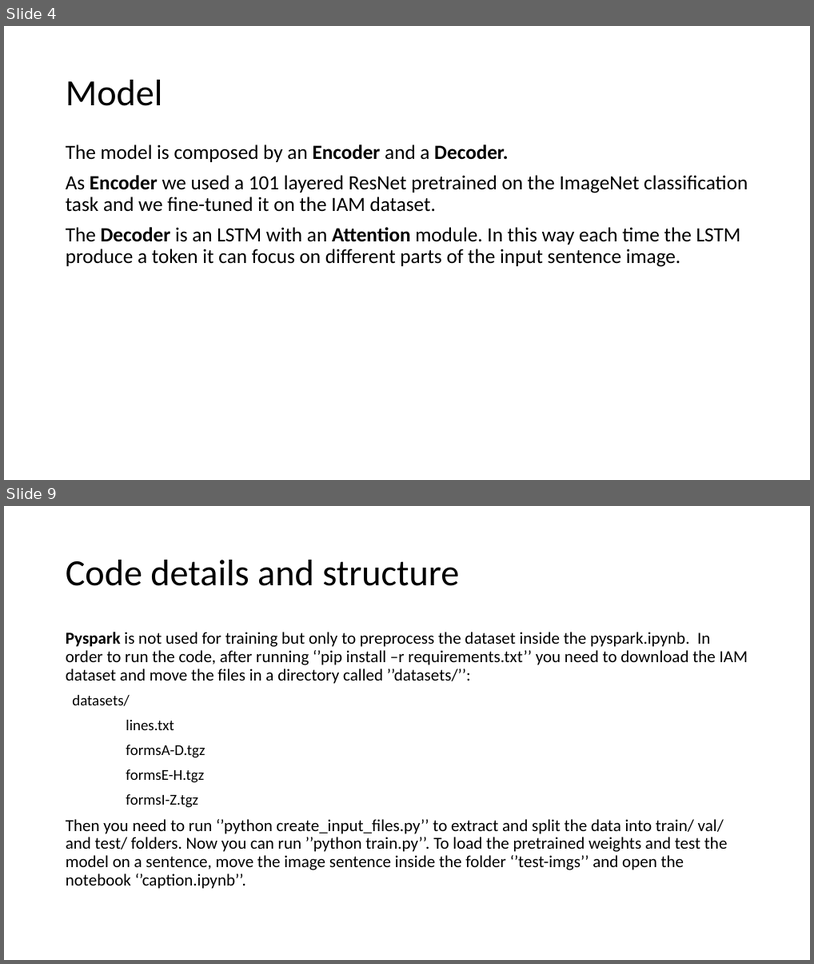
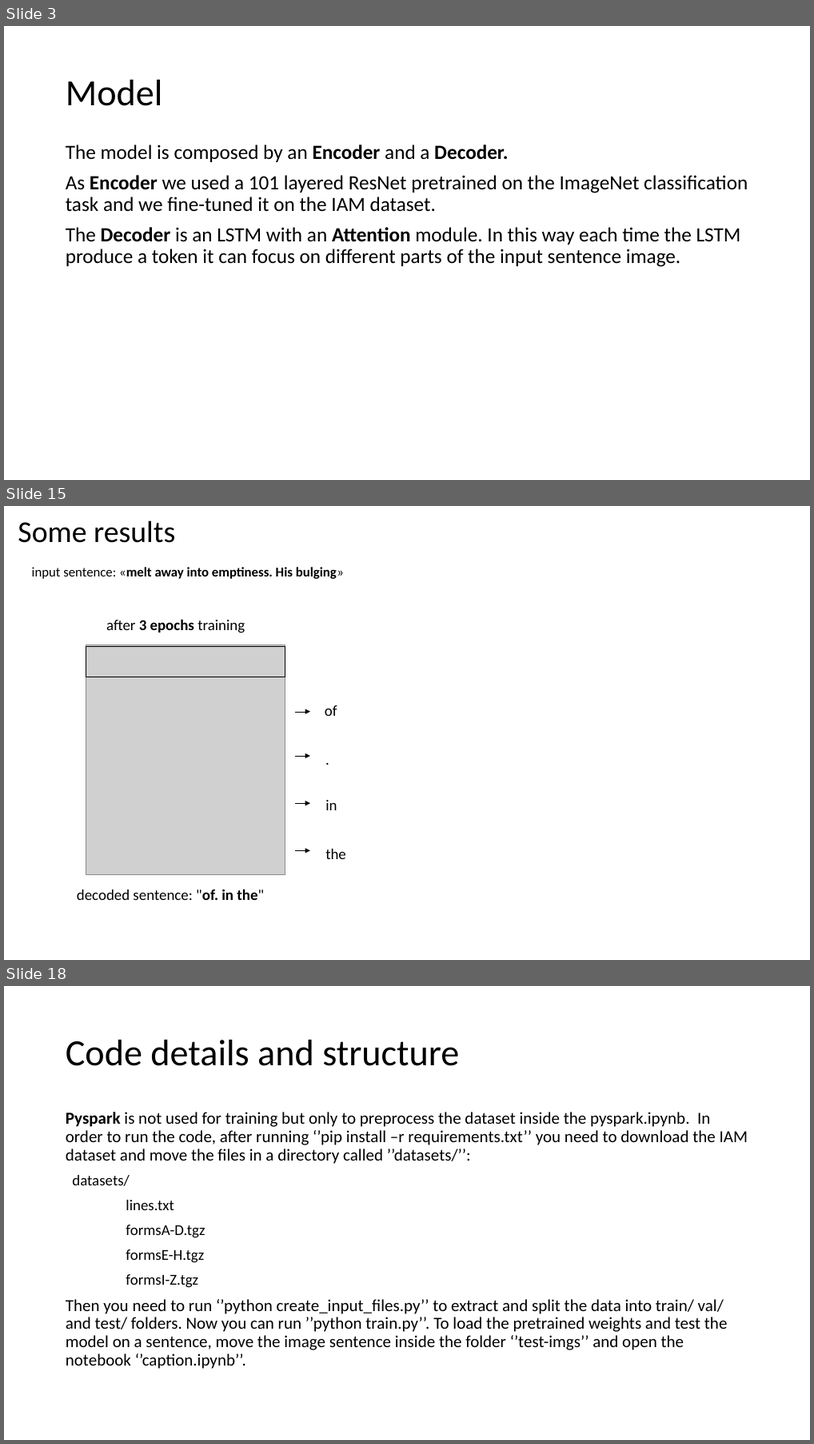
Before and after one commit to crokodilo/Handwritten-Text-Recognition, a slide deck: presentazione.pptx. Shown one above the other, each under a label of ours: slides 4 and 9 before the commit, slides 3, 15 and 18 after it; the slides between them are not shown. The pictures are 814x964 and 814x1444 pixels, drawn with LibreOffice and Linux fonts; fonts in the diff are those of the drawing; grey boxes stand for pictures. Boxes give left, top, right and bottom in pixels: in the first picture for what was removed or moved away, otherwise in the second. Text is boxed around its words. In the diff, an @@ line names an element or a change of style, - is before the commit and + after.

```diff
--- a/presentazione.pptx
+++ b/presentazione.pptx
@@ slide 15 added at [4,506,810,960], background #FFFFFF @@
@@ title added at [18,520,175,543], 36 pt, text #000000 @@
+Some results
@@ text added at [32,567,344,579], 16 pt, text #000000, bold @@
+input sentence: «melt away into emptiness. His bulging»
@@ text added at [106,619,245,633], 18 pt, text #000000 @@
+after 3 epochs training
@@ picture added at [86,644,286,875] @@
@@ rectangle added at [86,646,286,676], outline #000000 0.75 pt @@
@@ arrow added from (295, 711) to (310, 711), #000000 0 pt @@
@@ text added at [325,705,338,716], 18 pt, text #000000 @@
+of
@@ arrow added from (295, 756) to (310, 756), #000000 0 pt @@
@@ text added at [320,746,353,789], 18 pt, text #000000 @@
+.
@@ arrow added from (295, 803) to (310, 803), #000000 0 pt @@
@@ text added at [326,800,337,810], 18 pt, text #000000 @@
+in
@@ arrow added from (295, 850) to (310, 850), #000000 0 pt @@
@@ text added at [326,848,346,859], 18 pt, text #000000 @@
+the
@@ text added at [77,888,264,900], 18 pt, text #000000 @@
+decoded sentence: "of. in the"
@@ what was slide 4 is now slide 3 @@
@@ what was slide 9 is now slide 18 @@
```
Also in this commit, not shown: 5 slides changed, 10 other slides added, 2 slides removed, 1 other file.
